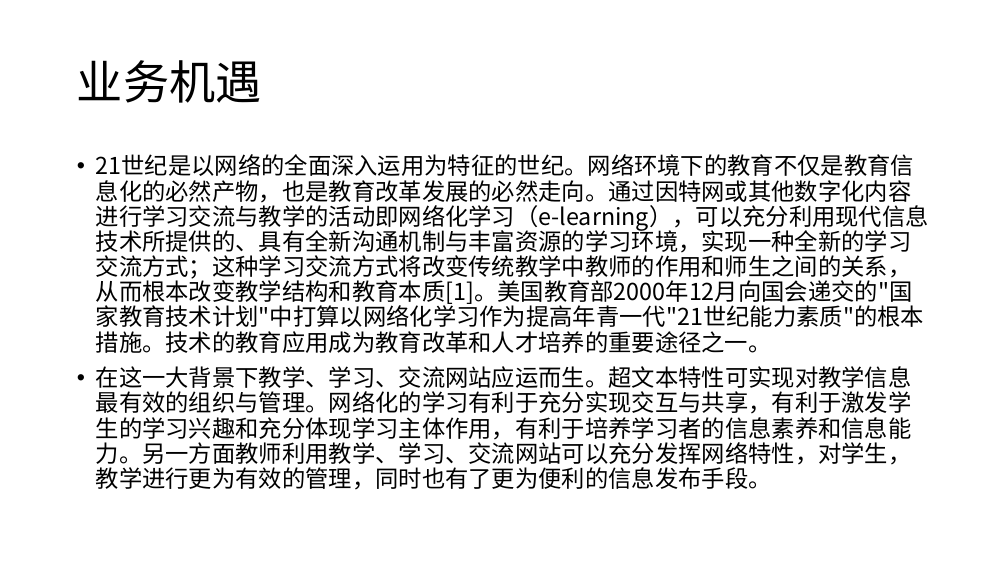
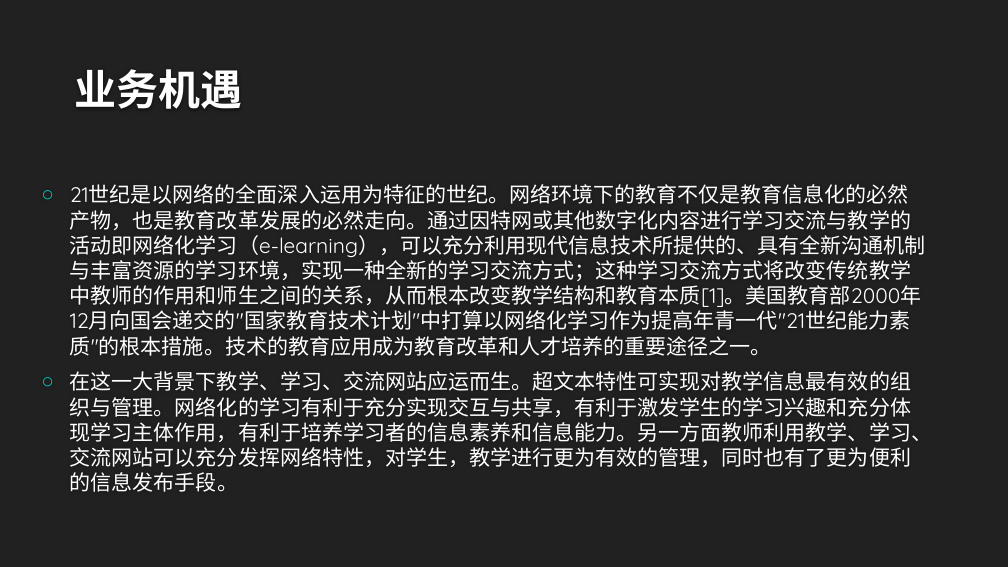
Before and after one commit to twn422/PRD2017, a slide deck: slide 7 of PRD-2017-G24/STW/受控文件/分析设计/项目总体计划/总体项目计划.pptx (slide 5 before the commit). Drawn at 1008x567 pixels with LibreOffice and Linux fonts; fonts in the diff are those of the drawing; background and template pictures are left out. Boxes give left, top, right and bottom in pixels: in the first picture for what was removed or moved away, otherwise in the second. Text is boxed around its words. In the diff, an @@ line names an element or a change of style, - is before the commit and + after.

Commit message:
修改计划

```diff
--- a/PRD-2017-G24/STW/受控文件/分析设计/项目总体计划/总体项目计划.pptx
+++ b/PRD-2017-G24/STW/受控文件/分析设计/项目总体计划/总体项目计划.pptx
@@ background #FFFFFF to #212121 @@
@@ title "业务机遇": place and size @@
-title "业务机遇" at (77,60,262,103)
+title "业务机遇" at (75,69,243,109)
@@ title "业务机遇" at (75,69,243,109): size 44 to 40 pt, font Noto Sans CJK SC to Quicksand, text colour #000000 to #FEFEFE, bold on; line spacing 0.9 to 1; vertical alignment middle to bottom @@
@@ text "21世纪是以网络的全面深入运用为特征的世纪。网络环境下的教育不仅是教育信息化的必然产物，也是教育改革发展的必然走向。通过 ...": place and size @@
-text "21世纪是以网络的全面深入运用为特征的世纪。网络环境下的教育不仅是教育信息化的必然产物，也是教育改革发展的必然走向。通过 ..." at (96,154,929,490)
+text "21世纪是以网络的全面深入运用为特征的世纪。网络环境下的教育不仅是教育信息化的必然产物，也是教育改革发展的必然走向。通过 ..." at (70,184,932,492)
@@ text "21世纪是以网络的全面深入运用为特征的世纪。网络环境下的教育不仅是教育信息化的必然产物，也是教育改革发展的必然走向。通过 ..." at (70,184,932,492): size 22.2 to 20 pt, font Noto Sans CJK SC to Quicksand, text colour #000000 to #FFFFFF; bullet • to ○; line spacing 0.9 to 1; vertical alignment top to middle @@
```
Also in this commit, not shown: 30 other slides changed, 3 other files.
